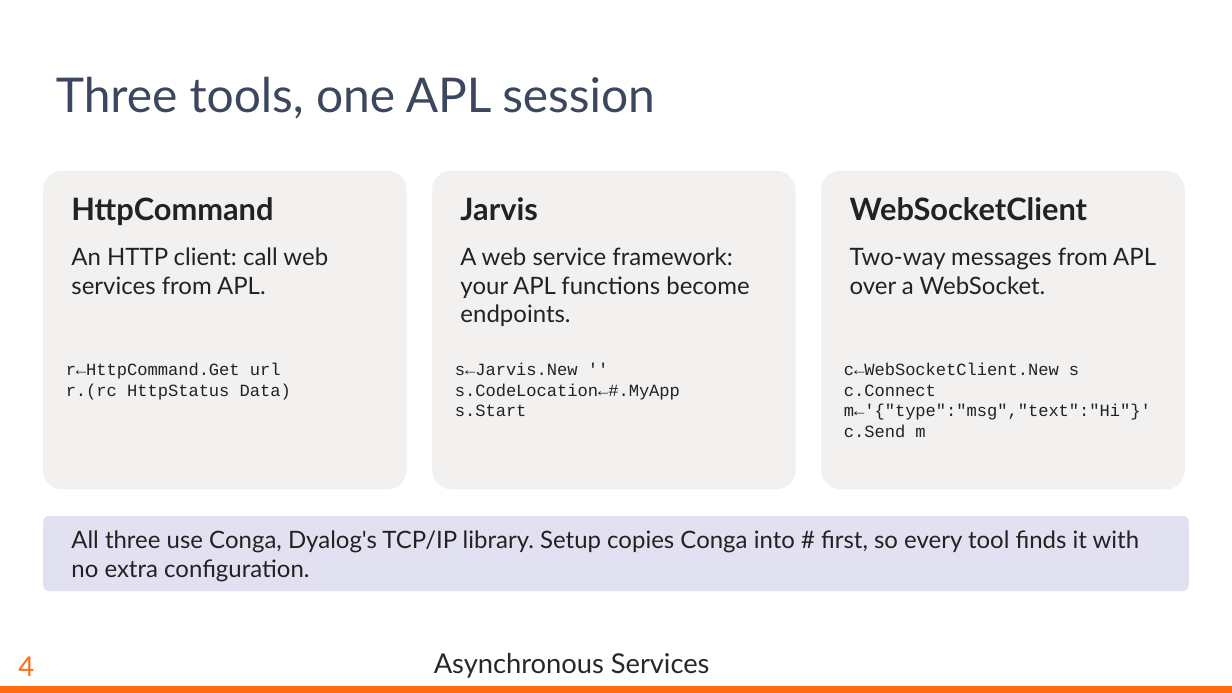
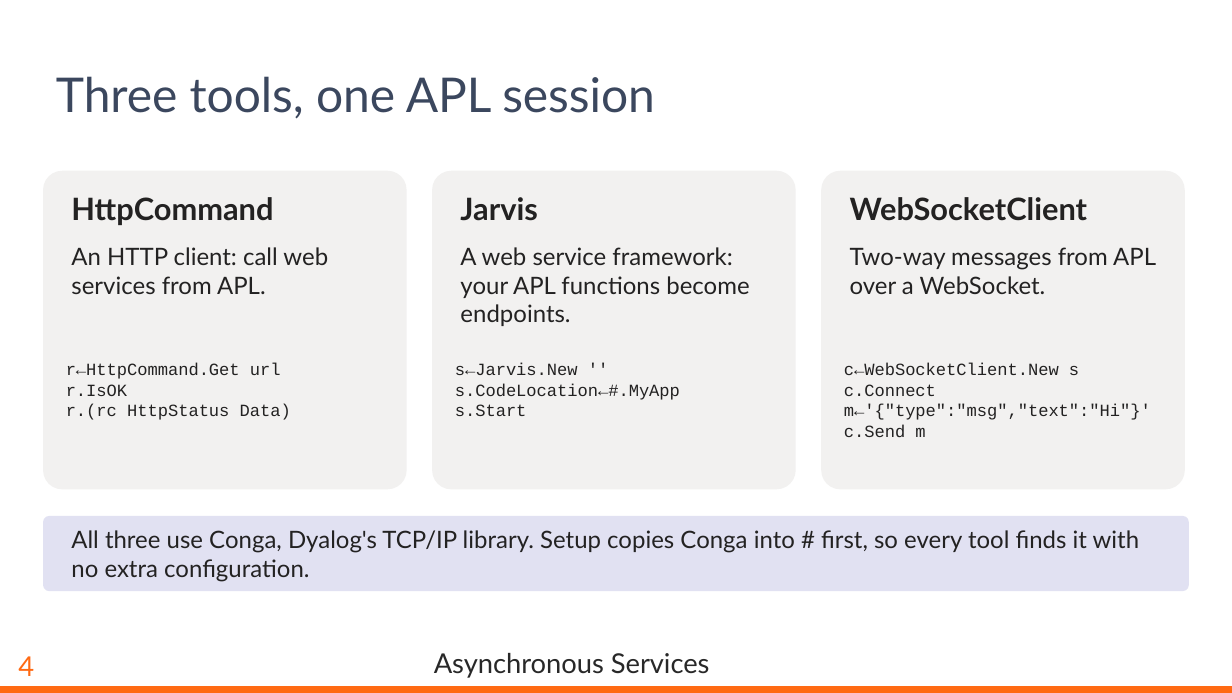
Before and after one commit to dyalog-training/2026-MP2, a slide deck: slide 5 of Presentation/AsynchronousServices.pptx. Drawn at 1232x693 pixels with LibreOffice and Linux fonts; fonts in the diff are those of the drawing; background and template pictures are left out. Boxes give left, top, right and bottom in pixels: in the first picture for what was removed or moved away, otherwise in the second. Text is boxed around its words. In the diff, an @@ line names an element or a change of style, - is before the commit and + after.

```diff
--- a/Presentation/AsynchronousServices.pptx
+++ b/Presentation/AsynchronousServices.pptx
@@ text at box(66, 384, 127, 396): paragraph added @@
+r.IsOK
```
Also in this commit, not shown: 8 other slides changed, 29 other files.
